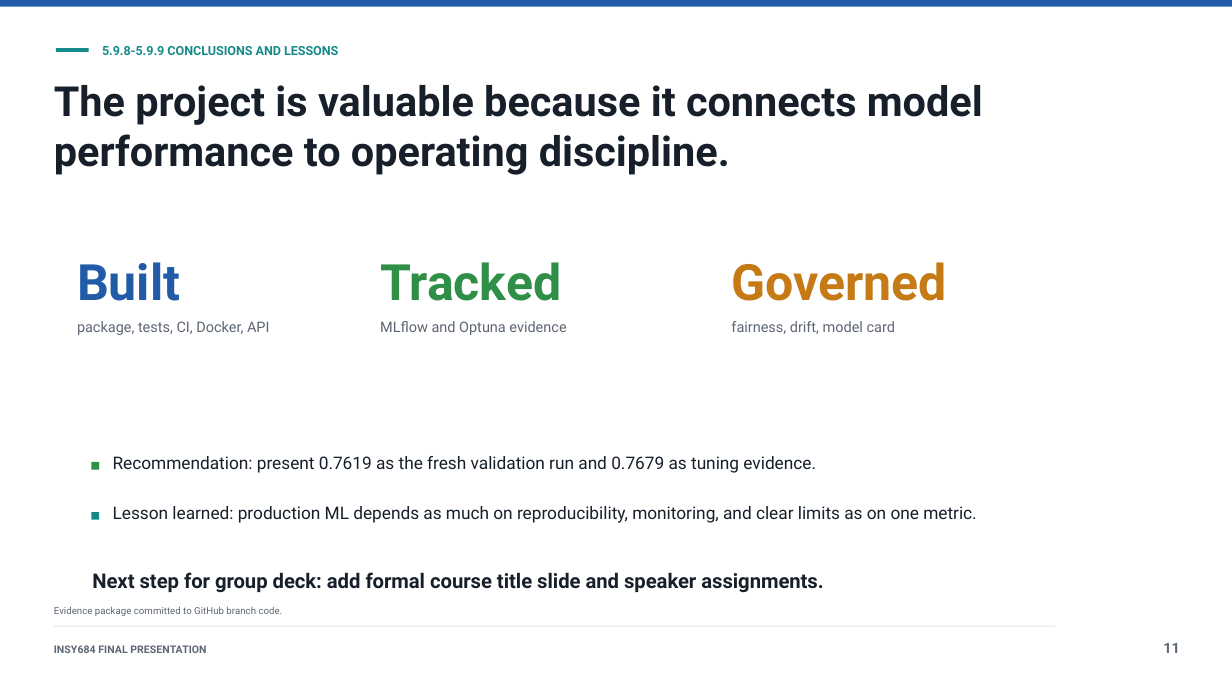
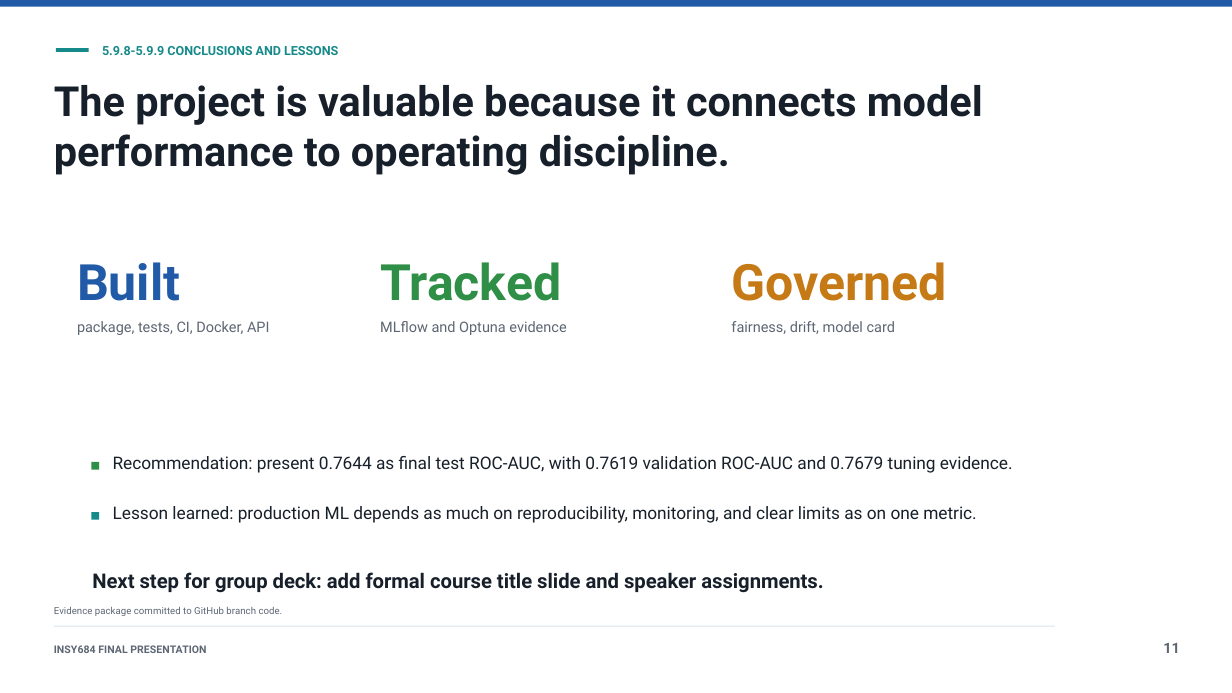
Before and after one commit to QingyuanWang-Data/INSY684_Group, a slide deck: slide 11 of outputs/manual-20260614-insy684-deck/presentations/insy684-mlops-technical-deck/output/insy684-mlops-technical-section.pptx. Drawn at 1232x693 pixels with LibreOffice and Linux fonts; fonts in the diff are those of the drawing. Boxes give left, top, right and bottom in pixels: in the first picture for what was removed or moved away, otherwise in the second. Text is boxed around its words. In the diff, an @@ line names an element or a change of style, - is before the commit and + after.

Commit message:
Add final test evaluation evidence

```diff
--- a/outputs/manual-20260614-insy684-deck/presentations/insy684-mlops-technical-deck/output/insy684-mlops-technical-section.pptx
+++ b/outputs/manual-20260614-insy684-deck/presentations/insy684-mlops-technical-deck/output/insy684-mlops-technical-section.pptx
@@ text at (113,456,1013,473): text changed @@
-Recommendation: present 0.7619 as the fresh validation run and 0.7679 as tuning evidence.
+Recommendation: present 0.7644 as final test ROC-AUC, with 0.7619 validation ROC-AUC and 0.7679 tuning evidence.
```
Also in this commit, not shown: 2 other slides changed, 15 other files.
